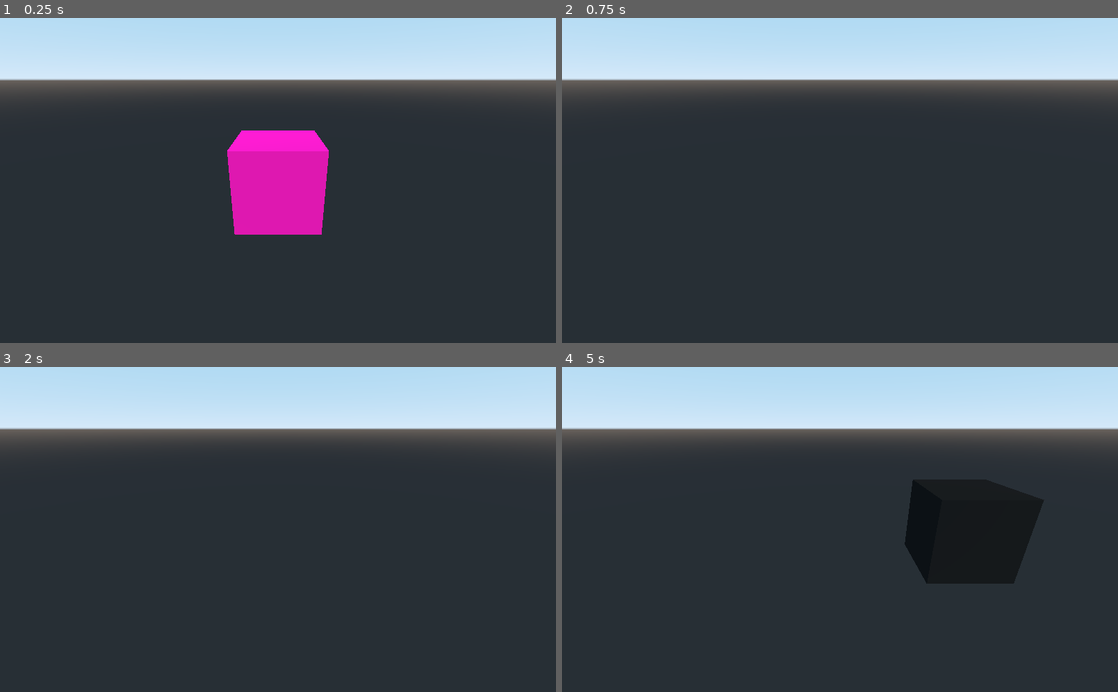
Above: before the commit, frames 1-4 (two rows, left to right).
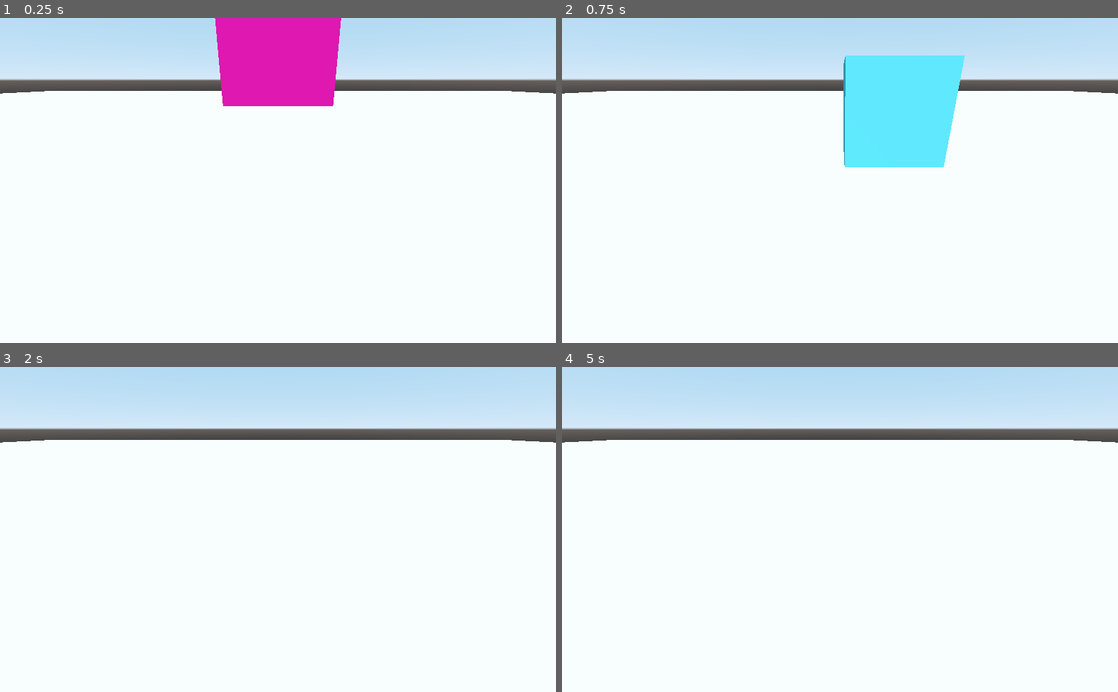
Above: after the commit, the same moments.

Repository: electric-jammers/godot-jam
Game: Godot game, scene res://scripts/mat_changer.tscn
Same seed, same stepped clock (60 frames per second), same inputs: the game is played once before the commit and once after it.
Inputs:
- Up to frame 1 (0.25 s): no input
- Up to frame 2 (0.75 s): hold D (move_right) from 0.53 s (still down); hold Space (jump, bound only after the commit) from 0.53 s (still down)
- Up to frame 3 (2 s): release D (move_right) at 1.28 s; release Space (jump, bound only after the commit) at 1.28 s; hold S (move_down) from 1.28 s (still down); tap Space (jump, bound only after the commit) at 1.35, 1.52, 1.82 s
- Up to frame 4 (5 s): tap Enter at 2, 3.5 s; release S (move_down) at 2.03 s; hold D (move_right) 2.03-2.78 s; hold Space (jump, bound only after the commit) 2.03-2.78 s; hold W (move_up) 2.78-3.53 s; tap Space (jump, bound only after the commit) at 2.85, 3.02, 3.32, 4.35, 4.52, 4.82 s; hold Space (jump, bound only after the commit) 3.53-4.28 s; hold A (move_left) from 3.53 s (still down)

The runs differ from the first frame. In frame 1, 82% of the frame differs, in the area x 0-100%, y 0-100%; in frame 2, 80%; in frame 3, 77%; in frame 4, 77%.

Commit message:
make megacube a rigid body

Diff:
--- /dev/null
+++ b/JamTest/megacube.tscn
@@ -0,0 +1,23 @@
+[gd_scene load_steps=5 format=2]
+
+[ext_resource path="res://scripts/mega_cube.gd" type="Script" id=1]
+
+[sub_resource type="CubeMesh" id=1]
+
+[sub_resource type="SpatialMaterial" id=2]
+albedo_color = Color( 0.871696, 0.871902, 0.982139, 1 )
+
+[sub_resource type="BoxShape" id=3]
+
+[node name="MegaCube" type="RigidBody"]
+transform = Transform( 1, 0, 0, 0, 1, 0, 0, 0, 1, 0, 1.842, 0 )
+mass = 113.02
+script = ExtResource( 1 )
+
+[node name="CSGMesh" type="CSGMesh" parent="."]
+transform = Transform( 1, 0, 0, 0, 1, 0, 0, 0, 1, 0.00112581, 0.00787973, -0.0116539 )
+mesh = SubResource( 1 )
+material = SubResource( 2 )
+
+[node name="CollisionShape" type="CollisionShape" parent="."]
+shape = SubResource( 3 )
--- a/JamTest/project.godot
+++ b/JamTest/project.godot
@@ -41,6 +41,11 @@
 "events": [ Object(InputEventKey,"resource_local_to_scene":false,"resource_name":"","device":0,"alt":false,"shift":false,"control":false,"meta":false,"command":false,"pressed":false,"scancode":68,"unicode":0,"echo":false,"script":null)
  ]
 }
+jump={
+"deadzone": 0.5,
+"events": [ Object(InputEventKey,"resource_local_to_scene":false,"resource_name":"","device":0,"alt":false,"shift":false,"control":false,"meta":false,"command":false,"pressed":false,"scancode":32,"unicode":0,"echo":false,"script":null)
+ ]
+}
 
 [rendering]
 
--- a/JamTest/scripts/mat_changer.tscn
+++ b/JamTest/scripts/mat_changer.tscn
@@ -1,22 +1,29 @@
 [gd_scene load_steps=4 format=2]
 
-[ext_resource path="res://scripts/mega_cube.gd" type="Script" id=1]
+[ext_resource path="res://megacube.tscn" type="PackedScene" id=1]
 
-[sub_resource type="CubeMesh" id=1]
+[sub_resource type="PlaneMesh" id=4]
+size = Vector2( 100, 100 )
 
-[sub_resource type="SpatialMaterial" id=2]
-albedo_color = Color( 0.394363, 0.934295, 0.761059, 1 )
+[sub_resource type="ConcavePolygonShape" id=5]
+data = PoolVector3Array( 50, 0, 50, -50, 0, 50, 50, 0, -50, -50, 0, 50, -50, 0, -50, 50, 0, -50 )
 
 [node name="Spatial" type="Spatial"]
 
-[node name="CSGMesh" type="CSGMesh" parent="."]
-transform = Transform( 1, 0, 0, 0, 1, 0, 0, 0, 1, 0.00112581, 0.00787973, -0.0116539 )
-mesh = SubResource( 1 )
-material = SubResource( 2 )
-script = ExtResource( 1 )
+[node name="StaticBody" type="StaticBody" parent="."]
+
+[node name="MeshInstance" type="MeshInstance" parent="StaticBody"]
+mesh = SubResource( 4 )
+material/0 = null
+
+[node name="CollisionShape" type="CollisionShape" parent="StaticBody"]
+shape = SubResource( 5 )
 
 [node name="Camera" type="Camera" parent="."]
 transform = Transform( 1, 0, 0, 0, 0.917046, 0.398781, 0, -0.398781, 0.917046, 0, 2.29262, 5.39488 )
 
 [node name="DirectionalLight" type="DirectionalLight" parent="."]
 transform = Transform( 0.748054, -0.375164, 0.547419, 0.00147255, 0.825812, 0.563943, -0.663637, -0.421054, 0.618304, 0, 7.54648, 0 )
+
+[node name="MegaCube" parent="." instance=ExtResource( 1 )]
+transform = Transform( 1, 0, 0, 0, 1, 0, 0, 0, 1, 0, 3.08338, 0 )
--- a/JamTest/scripts/mega_cube.gd
+++ b/JamTest/scripts/mega_cube.gd
@@ -1,11 +1,15 @@
-tool
-extends CSGMesh
+extends RigidBody
 
-func _process(delta):
-	var spatialMat := material as SpatialMaterial
+onready var csgmesh = $CSGMesh
+
+func _process(delta: float) -> void:
+	var spatialMat := csgmesh.material as SpatialMaterial
 	spatialMat.albedo_color = Color(sin(OS.get_ticks_msec()*0.01)*0.5+0.5, sin(OS.get_ticks_msec()*0.02+2.515)*0.5+0.5, sin(OS.get_ticks_msec()*0.002+0.121561)*0.5+0.5);
 
+
+func _physics_process(delta: float) -> void:
 	var move_dir := Vector2(0, 0)
+	var spatialMat := csgmesh.material as SpatialMaterial
 
 	if(Input.get_action_strength("move_up") > 0):
 		move_dir += Vector2(0, -1)
@@ -19,4 +23,8 @@
 	if move_dir.length_squared() > 0:
 		spatialMat.albedo_color = Color(0, 0, 0)
 
-	translation += Vector3(move_dir.x, 0, move_dir.y)
+	#translation += Vector3(move_dir.x, 0, move_dir.y)
+	apply_central_impulse(Vector3(move_dir.x, 0, move_dir.y) * mass)
+
+	if(Input.get_action_strength("jump") > 0):
+		apply_central_impulse(Vector3(0, 1, 0) * mass)
